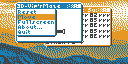
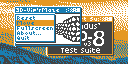
Layered file, before and after one edit (128x64). Changes by layer:
painted on "spritesheet" over [14, 9, 57, 43]
painted on "Pasted Layer #2" over [14, 2, 83, 47]
painted on "Pasted Layer #3" over [44, 6, 114, 56]
